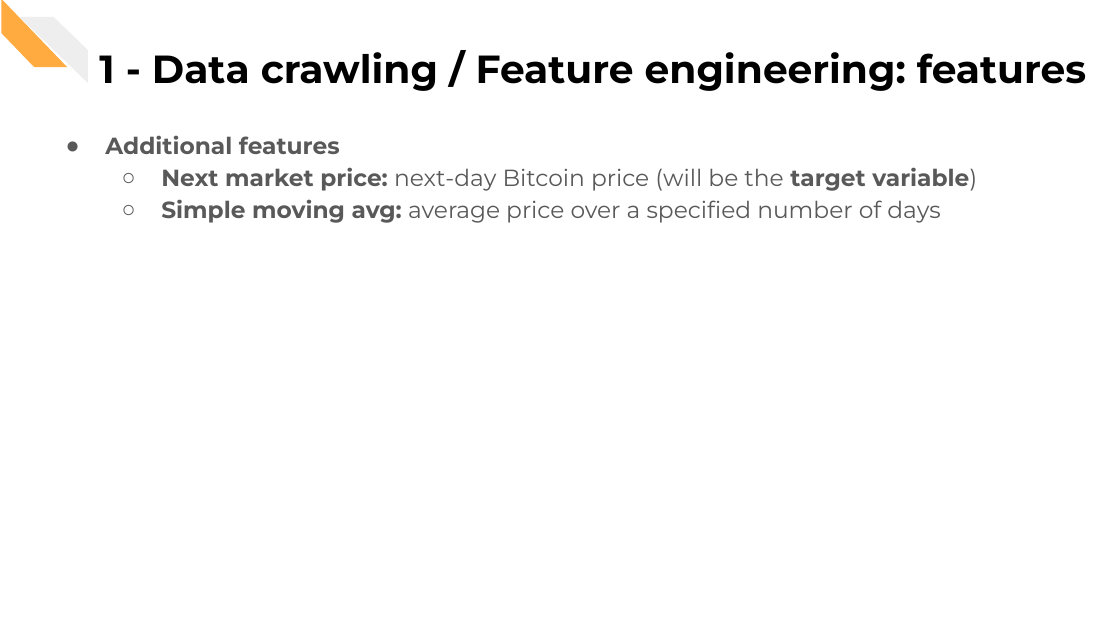
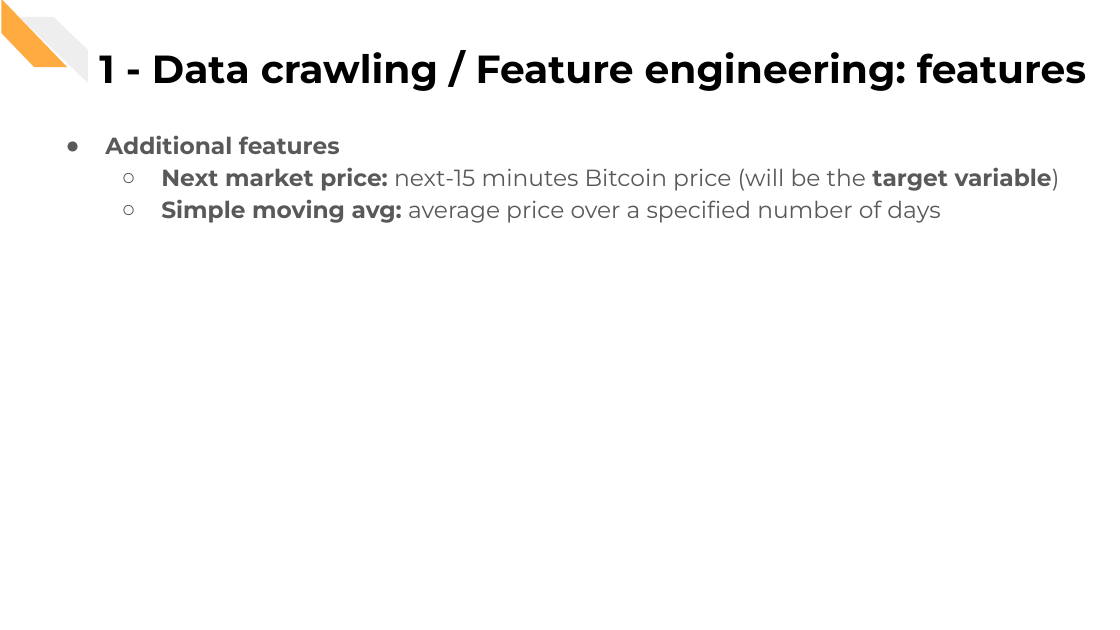
Before and after one commit to CorsiDanilo/bitcoin-price-prediction-with-pyspark, a slide deck: slide 12 of presentation/presentation.pptx. Drawn at 1120x630 pixels with LibreOffice and Linux fonts; fonts in the diff are those of the drawing. Boxes give left, top, right and bottom in pixels: in the first picture for what was removed or moved away, otherwise in the second. Text is boxed around its words. In the diff, an @@ line names an element or a change of style, - is before the commit and + after.

```diff
--- a/presentation/presentation.pptx
+++ b/presentation/presentation.pptx
@@ text at (161,167,1060,191): text changed @@
-  ○ Next market price: next-day Bitcoin price (will be the target variable)
+  ○ Next market price: next-15 minutes Bitcoin price (will be the target variable)
```
Also in this commit, not shown: 4 other slides changed, 2 other files.
